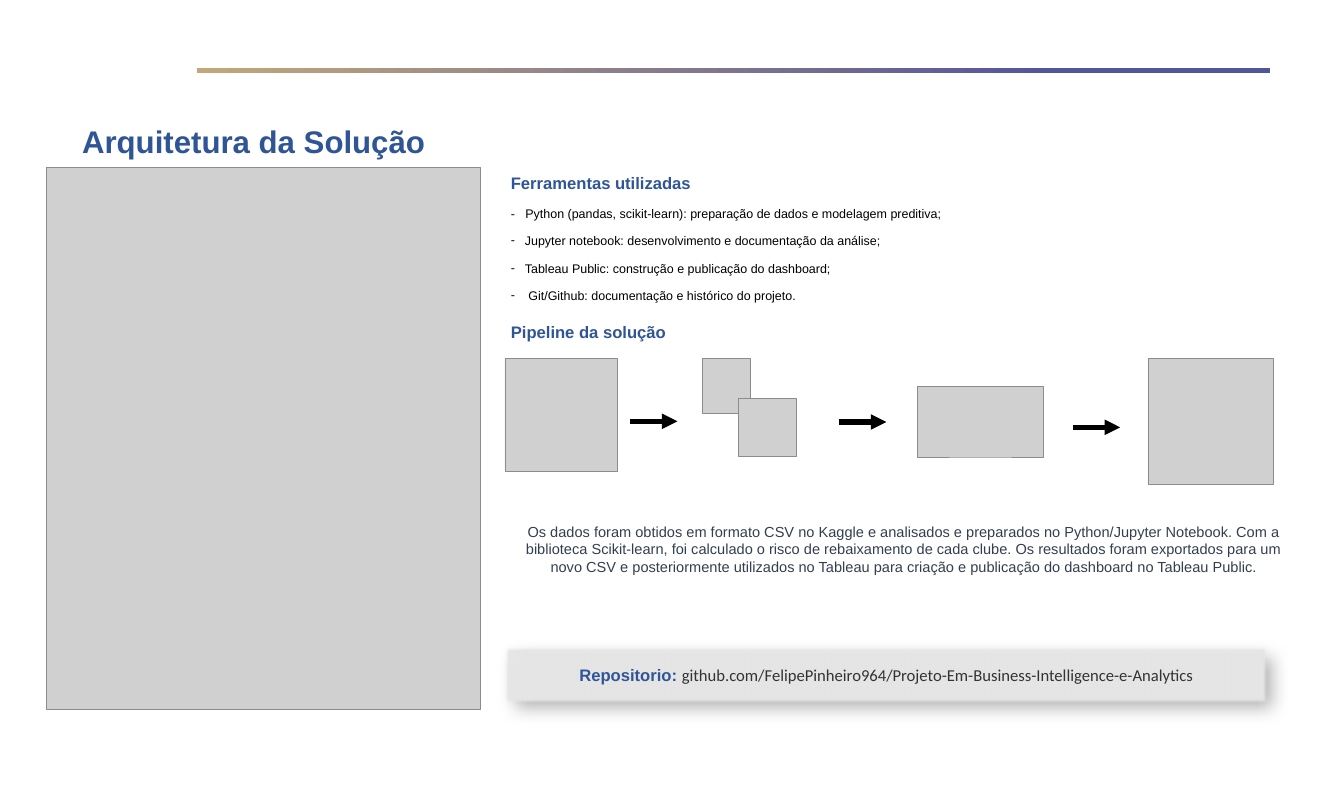
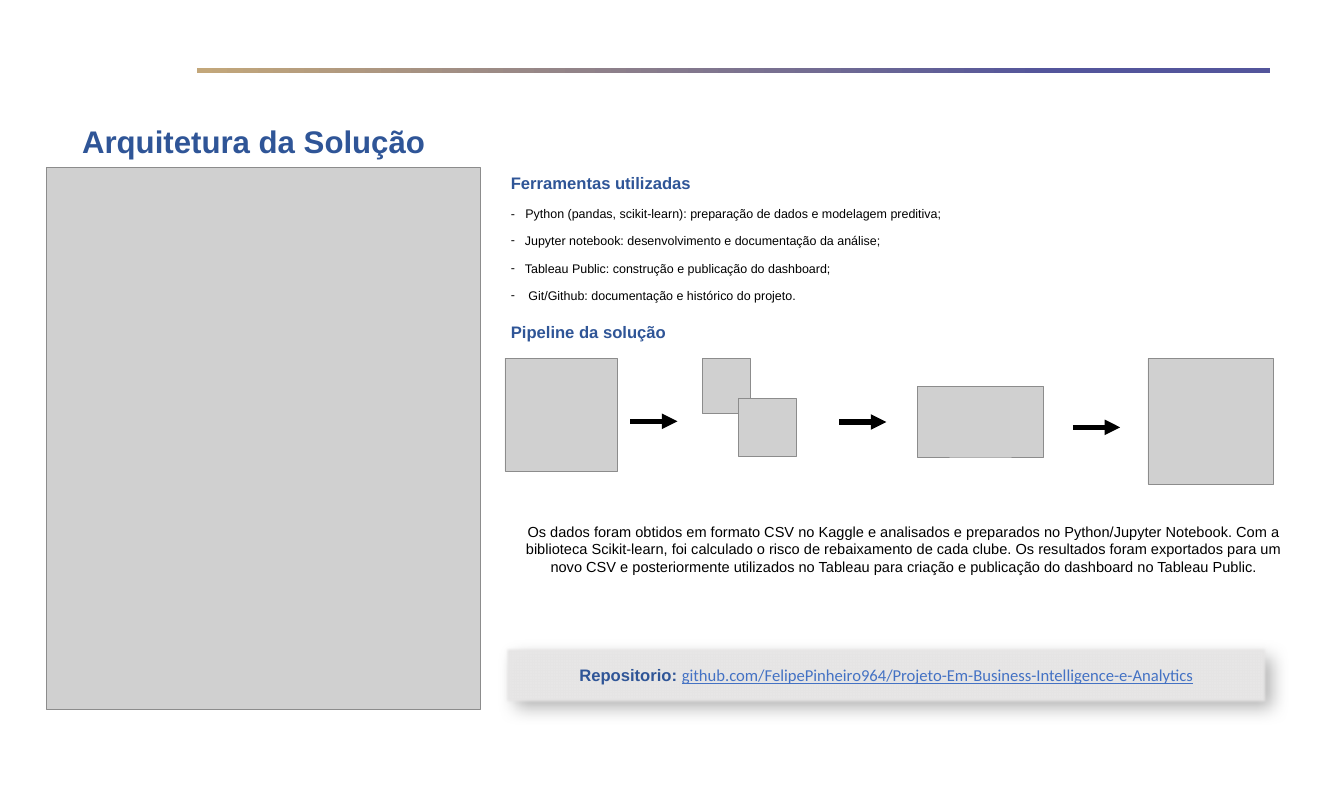
Before and after one commit to FelipePinheiro964/Projeto-Em-Business-Intelligence-e-Analytics, a slide deck: slide 3 of docs/Template - Fase 2 - Apresentação Executiva - Projeto em Business Intelligence e Analytics.pptx. Drawn at 1344x787 pixels with LibreOffice and Linux fonts; fonts in the diff are those of the drawing; grey boxes stand for pictures; background and template pictures are left out. Boxes give left, top, right and bottom in pixels: in the first picture for what was removed or moved away, otherwise in the second. Text is boxed around its words. In the diff, an @@ line names an element or a change of style, - is before the commit and + after.

```diff
--- a/docs/Template - Fase 2 - Apresentação Executiva - Projeto em Business Intelligence e Analytics.pptx
+++ b/docs/Template - Fase 2 - Apresentação Executiva - Projeto em Business Intelligence e Analytics.pptx
@@ text "Os dados foram obtidos em ..." at [526,526,1280,575]: text colour #333F50 to #000000 @@
@@ rectangle "Repositorio: github.com/FelipePinheiro964/Projeto-Em-Busines ..." at [505,647,1268,704]: text colour #333333 to #4472C4, underline on in "github.com/FelipePinheiro964/Projeto-Em-Business-Intelligenc ..." @@
```
Also in this commit, not shown: 3 other slides changed.
